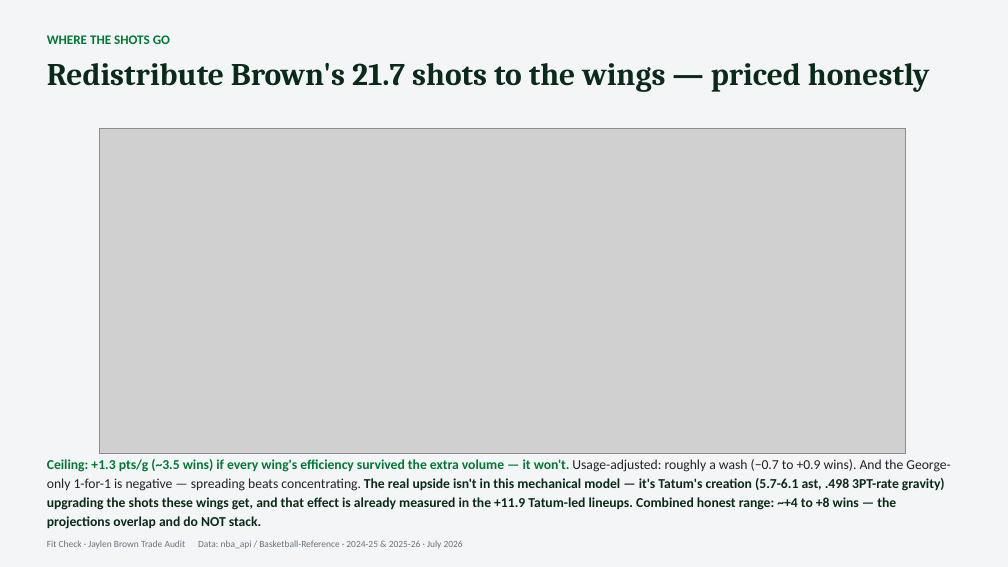
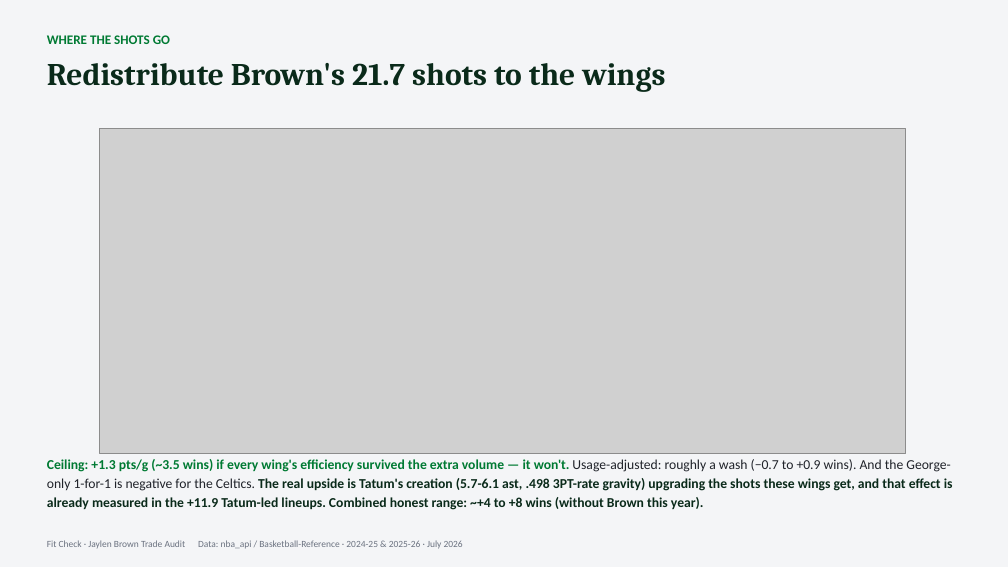
Before and after one commit to justinloo12/jaylen-brown-fit-check, a slide deck: slide 5 of outputs/Breaking_Down_The_Jaylen_Brown_Trade.pptx. Drawn at 1008x567 pixels with LibreOffice and Linux fonts; fonts in the diff are those of the drawing; grey boxes stand for pictures. Boxes give left, top, right and bottom in pixels: in the first picture for what was removed or moved away, otherwise in the second. Text is boxed around its words. In the diff, an @@ line names an element or a change of style, - is before the commit and + after.

```diff
--- a/outputs/Breaking_Down_The_Jaylen_Brown_Trade.pptx
+++ b/outputs/Breaking_Down_The_Jaylen_Brown_Trade.pptx
@@ text at [47, 63, 665, 92]: text changed @@
-Redistribute Brown's 21.7 shots to the wings — priced honestly
+Redistribute Brown's 21.7 shots to the wings
@@ text at [47, 459, 953, 510]: text changed @@
-Ceiling: +1.3 pts/g (~3.5 wins) if every wing's efficiency survived the extra volume — it won't. Usage-adjusted: roughly a wash (−0.7 to +0.9 wins). And the George-only 1-for-1 is negative — spreading beats concentrating. The real upside isn't in this mechanical model — it's Tatum's creation (5.7-6.1 ast, .498 3PT-rate gravity) upgrading the shots these wings get, and that effect is already measured in the +11.9 Tatum-led lineups. Combined honest range: ~+4 to +8 wins — the projections overlap and do NOT stack.
+Ceiling: +1.3 pts/g (~3.5 wins) if every wing's efficiency survived the extra volume — it won't. Usage-adjusted: roughly a wash (−0.7 to +0.9 wins). And the George-only 1-for-1 is negative for the Celtics. The real upside is Tatum's creation (5.7-6.1 ast, .498 3PT-rate gravity) upgrading the shots these wings get, and that effect is already measured in the +11.9 Tatum-led lineups. Combined honest range: ~+4 to +8 wins (without Brown this year).
```
Also in this commit, not shown: 9 other slides changed, 4 other files.
